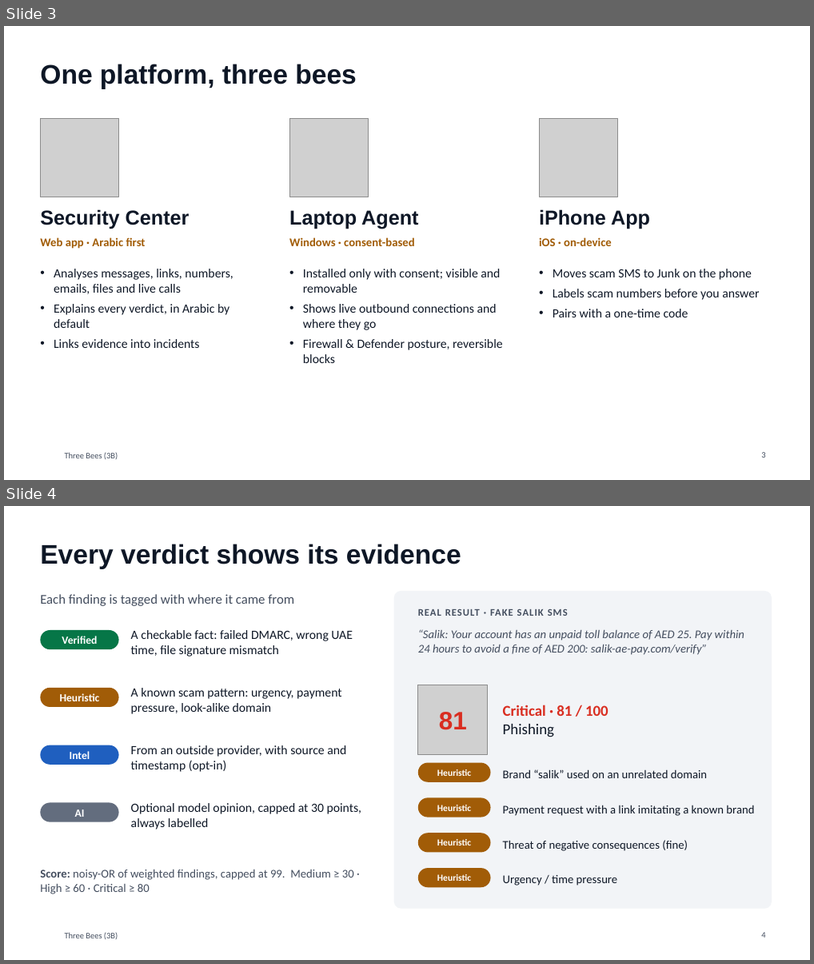
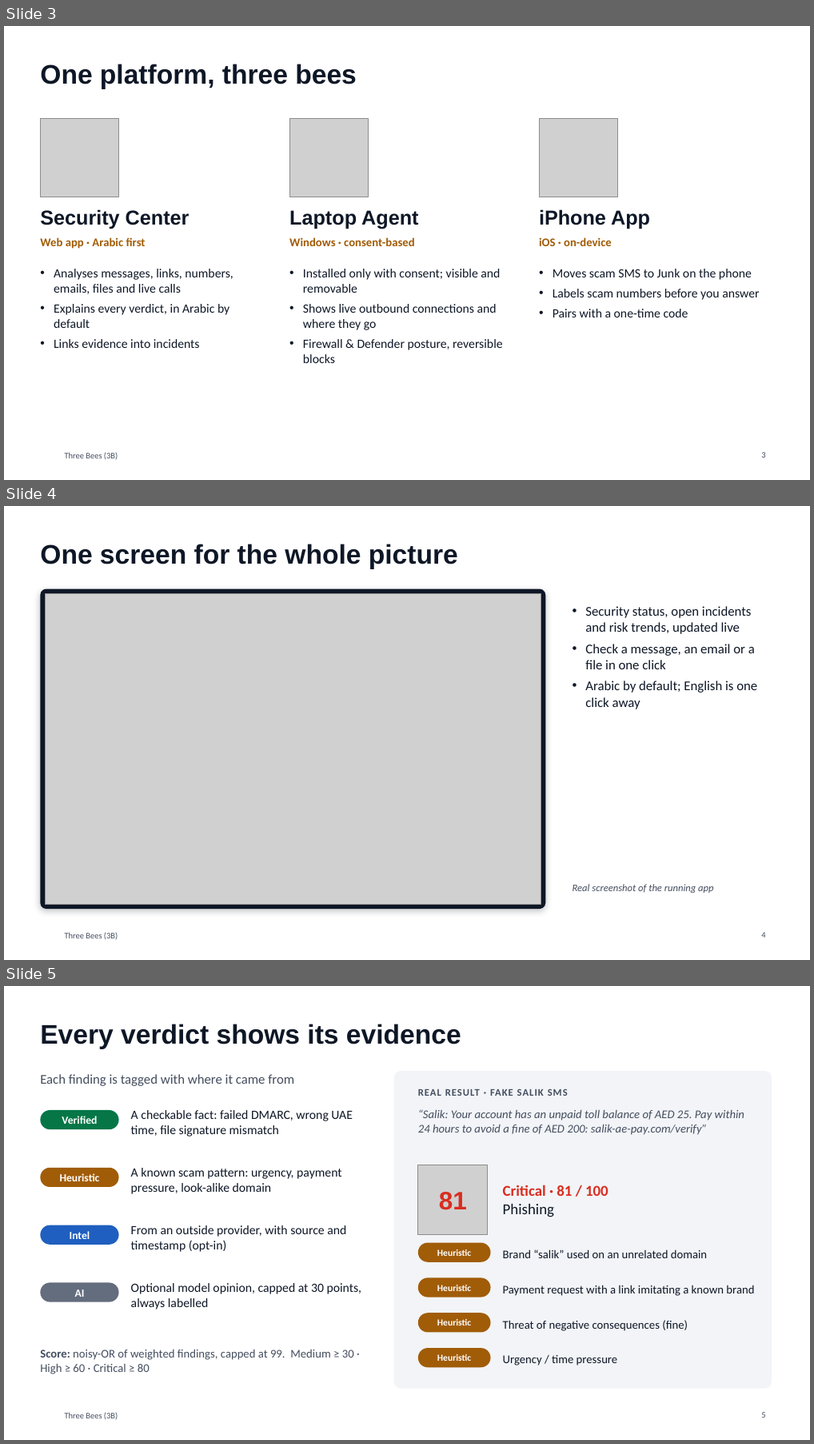
Before and after one commit to Mezx-1/three-bees, a slide deck: docs/presentation/ThreeBees_3B.pptx. Shown one above the other, each under a label of ours: slides 3 and 4 before the commit, slides 3, 4 and 5 after it. The pictures are 814x964 and 814x1444 pixels, drawn with LibreOffice and Linux fonts; fonts in the diff are those of the drawing; grey boxes stand for pictures; background and template pictures are left out. Boxes give left, top, right and bottom in pixels: in the first picture for what was removed or moved away, otherwise in the second. Text is boxed around its words. In the diff, an @@ line names an element or a change of style, - is before the commit and + after.

```diff
--- a/docs/presentation/ThreeBees_3B.pptx
+++ b/docs/presentation/ThreeBees_3B.pptx
@@ slide 4 added at <box>4,506,810,960</box>, background #FFFFFF; not listed: 1 template element that a slide beside it also shows @@
@@ title added at <box>40,544,458,569</box>, 32 pt, text #0E1726, bold @@
+One screen for the whole picture
@@ rounded rectangle added at <box>40,589,546,909</box>, fill #0E1726 @@
@@ picture added at <box>45,594,541,904</box> @@
@@ text added at <box>586,606,758,709</box>, 16 pt, text #0E1726 @@
+• Security status, open incidents and risk trends, updated live
+• Check a message, an email or a file in one click
+• Arabic by default; English is one click away
@@ text added at <box>573,884,714,892</box>, 12 pt, text #444E5F, italic @@
+Real screenshot of the running app
@@ page number added at <box>762,932,766,937</box>, 10 pt, text #444E5F @@
+4
@@ what was slide 4 is now slide 5 @@
@@ page number at <box>762,1412,766,1417</box>: text changed @@
-4
+5
```
Also in this commit, not shown: 3 other slides added, 5 other files.
